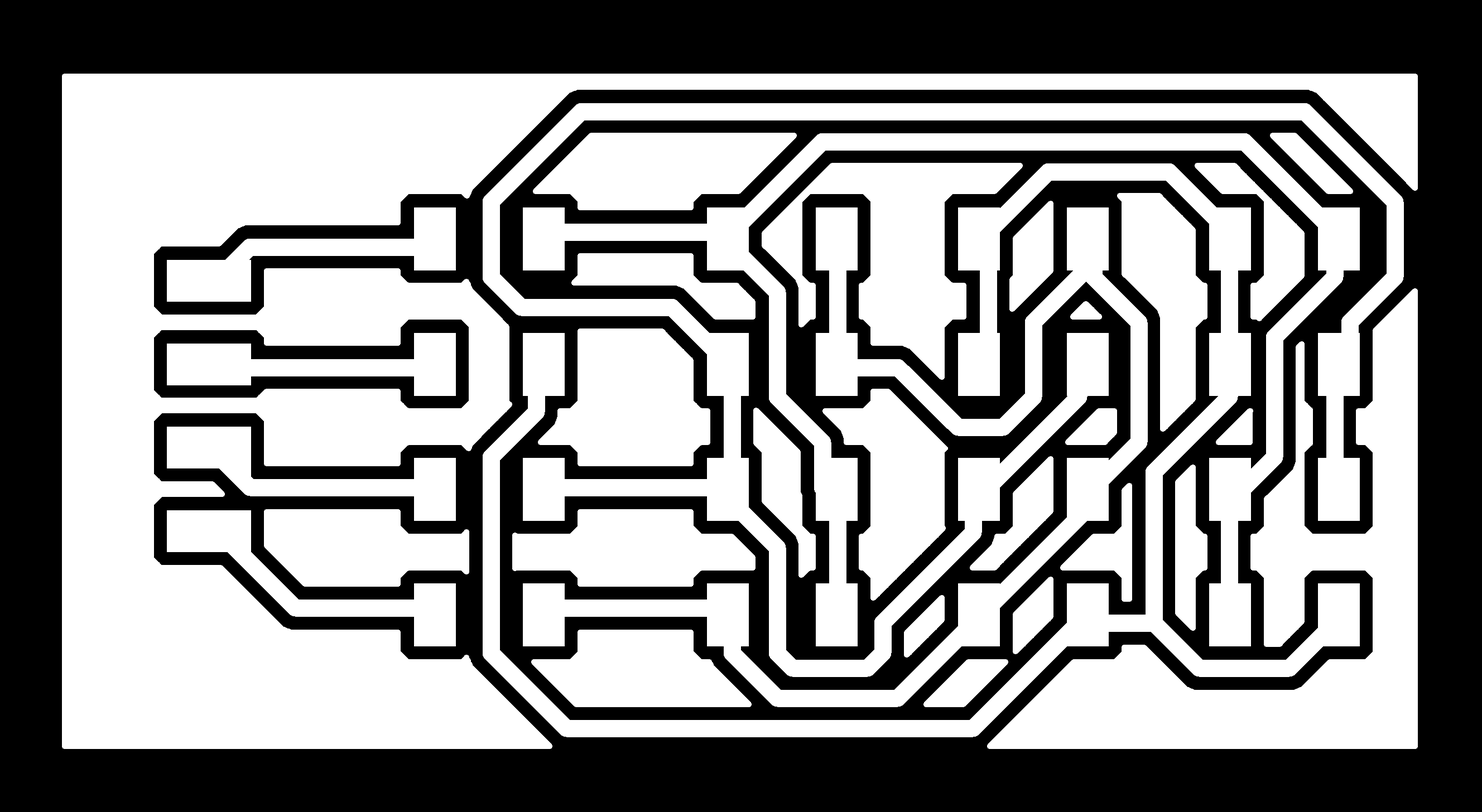
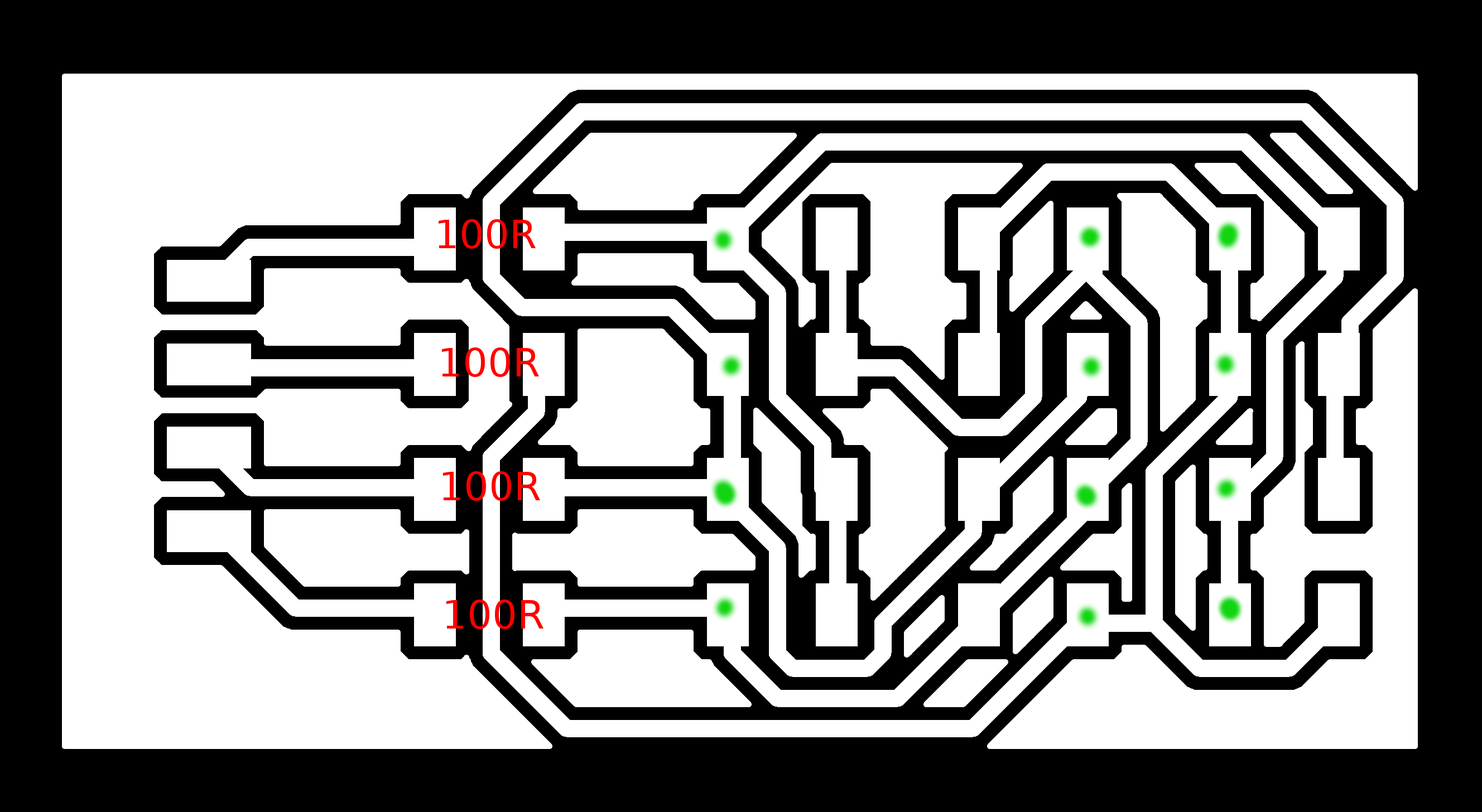
Revision of a layered (1482, 812) image; what changed, layer by layer:
removed layer "corrector" over [243,468,252,477]
added layer "100R #3" above "100R #2" over [441,347,539,378]
added layer "100R #2" above "100R #1" over [442,471,540,501]
added layer "100R #1" above "100R" over [446,599,544,630]
added layer "100R" above "Layer" over [438,219,536,249]
added layer "Layer" above "top_layer.png" over [709,219,1244,631]
